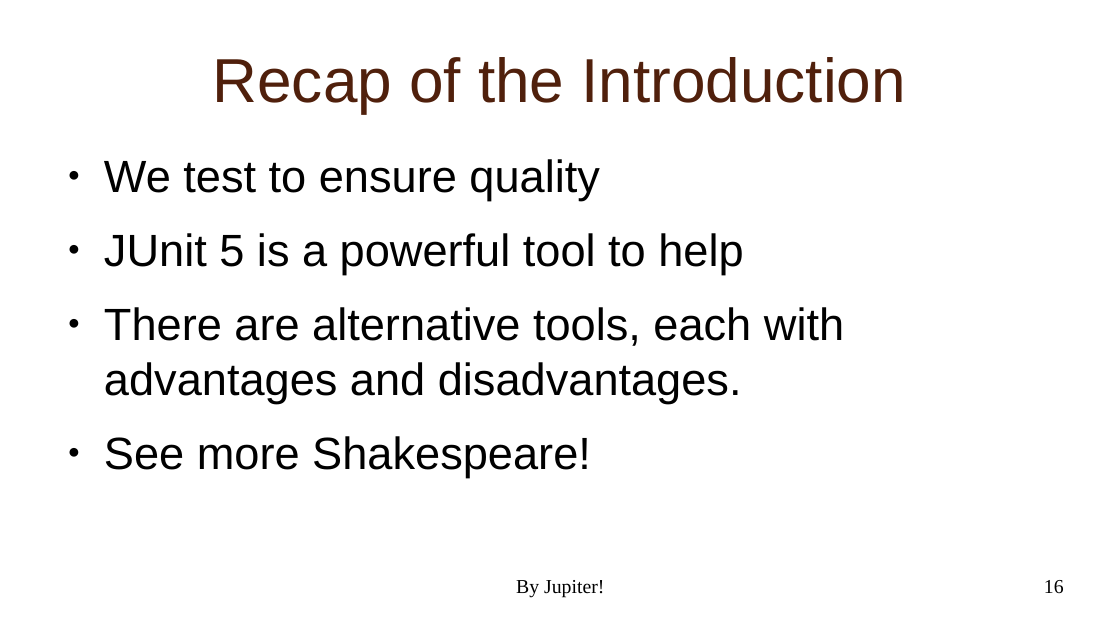
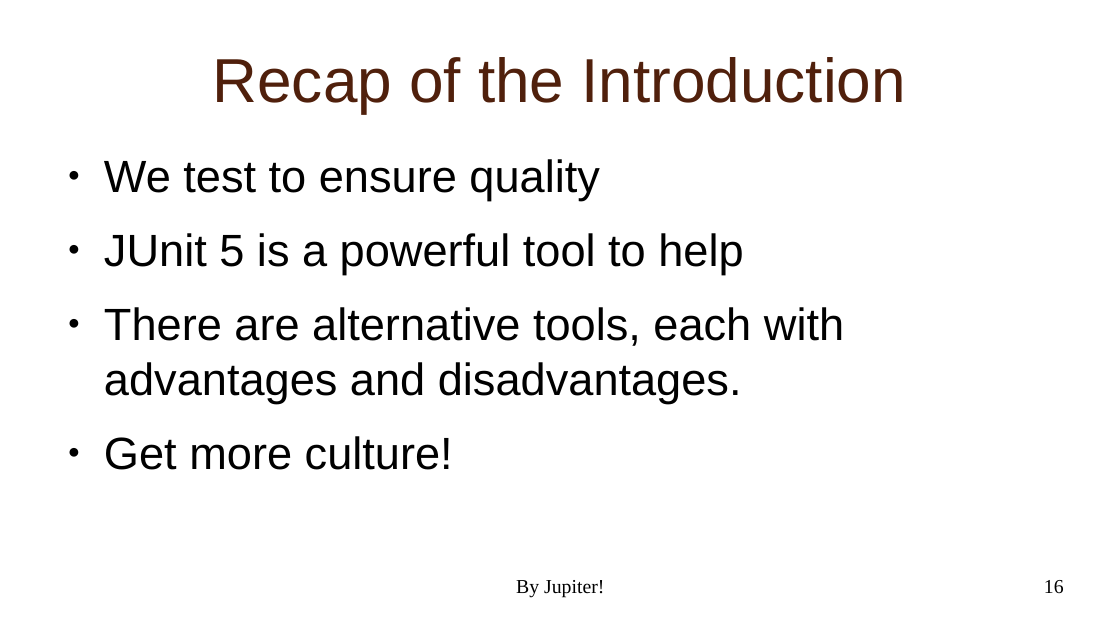
Before and after one commit to NextPoorSlob/JUnit5-Presentation-Sample-Code, a slide deck: slide 16 of ByJupiter.odp. Drawn at 1120x630 pixels with LibreOffice and Linux fonts; fonts in the diff are those of the drawing; background and template pictures are left out. Boxes give left, top, right and bottom in pixels: in the first picture for what was removed or moved away, otherwise in the second. Text is boxed around its words. In the diff, an @@ line names an element or a change of style, - is before the commit and + after.

```diff
--- a/ByJupiter.odp
+++ b/ByJupiter.odp
@@ text at [104, 436, 453, 470]: text changed @@
-● See more Shakespeare!
+● Get more culture!
```
Also in this commit, not shown: 5 other slides changed, 10 other files.
